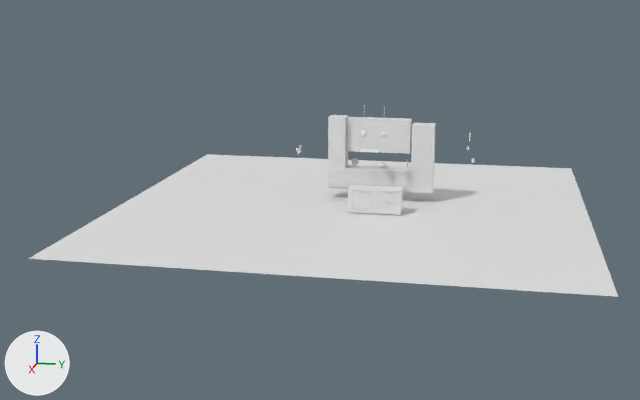
One commit to the Blender file All_labs/Modeling/kitchen_v3.blend: the scene before it, then after it.
Camera for both pictures: a 50 mm camera at (107.7, 15.2, 20.4) aimed at (5.7, -5.2, -5.1). Arrows for +X, +Y and +Z are at lower left; the lights stay in place. The older version comes first.

Names of what the first picture shows: 'back_shelfs', 'floor', 'front_shelfs', 'handle', 'lamps', 'single_shelf', 'wall_lamp' and 1 more.
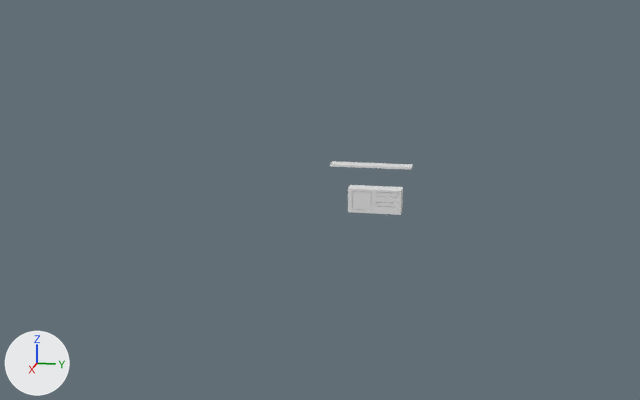
Location of each change, (x1, y1, x2, y2) in pixels of the pictures (640 x 400 px):
'floor', hidden
    before: (28, 154, 618, 297)
'front_shelfs', hidden
    before: (328, 115, 436, 193)
'back_shelfs', hidden
    before: (347, 117, 412, 154)
'Plane', added
    after: (330, 161, 413, 170)
'lamps', hidden
    before: (360, 105, 388, 138)
'wall_lamp', hidden
    before: (296, 132, 475, 163)
'handle', hidden
    before: (330, 150, 404, 202)

Edits to the bpy script that builds the scene:
```text
Add me_plane_001:
    me_plane_001.from_pydata([(-1.0, 2.98, -0.21), (1.0, 2.98, -0.21), (-1.0, 4.98, -0.21), (1.0, 4.98, -0.21), (-1.0, 2.97, 0.04), (1.0, 2.97, 0.04), (-1.0, 4.97, 0.04), (1.0, 4.97, 0.04), (-1.0, -5.19, -0.21), (1.0, -5.19, -0.21), (-1.0, -5.2, 0.04), (1.0, -5.2, 0.04)], [], [(0, 2, 3, 1), (4, 5, 7, 6), (1, 3, 7, 5), (2, 0, 4, 6), (3, 2, 6, 7), (1, 5, 11, 9), (8, 9, 11, 10), (5, 4, 10, 11), (0, 1, 9, 8), (4, 0, 8, 10)])
Change ob_lamps:
    add ob_lamps.hide_set(True)
Change ob_back_shelfs:
    add ob_back_shelfs.hide_set(True)
Change ob_front_shelfs:
    add ob_front_shelfs.hide_set(True)
Change ob_floor:
    ob_floor.location: (0.0, -3.97, -3.51) -> (-0.08, -4.04, -3.6)
    add ob_floor.hide_set(True)
Change ob_handle:
    add ob_handle.hide_set(True)
Change ob_wall_lamp:
    add ob_wall_lamp.hide_set(True)
Add ob_plane:
    ob_plane = bpy.data.objects.new('Plane', me_plane_001)
    ob_plane.location = (0.0, 0.31, -1.73)
```
